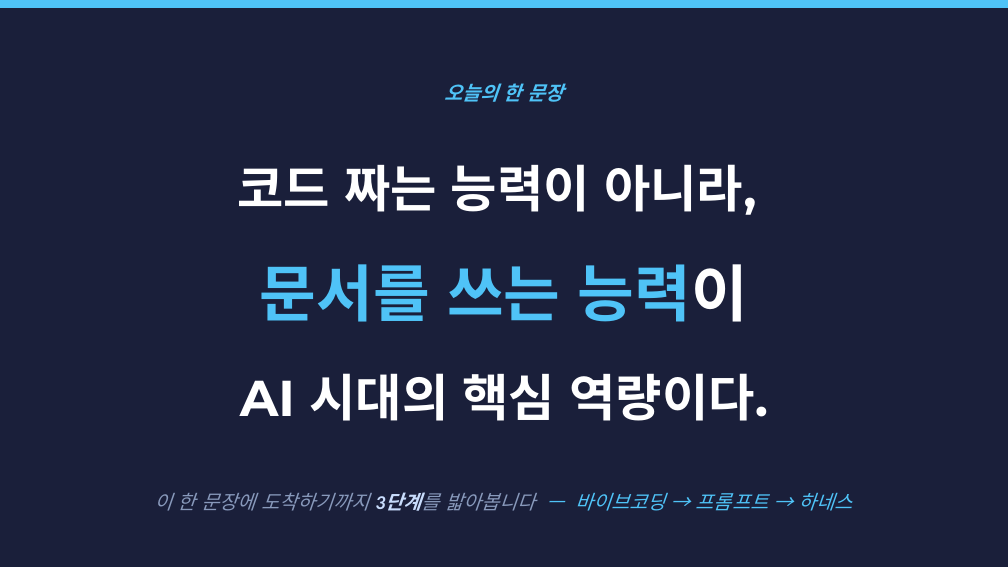
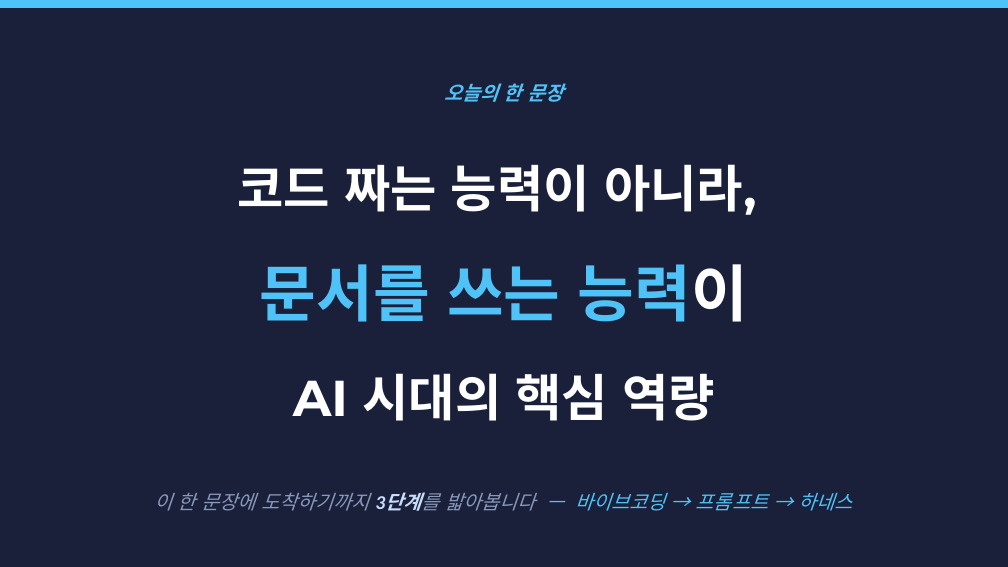
Before and after one commit to hb9397/ai-agent-harness-docs, a slide deck: slide 2 of education/vibe-coding-training/01_개념_서사.pptx. Drawn at 1008x567 pixels with LibreOffice and Linux fonts; fonts in the diff are those of the drawing. Boxes give left, top, right and bottom in pixels: in the first picture for what was removed or moved away, otherwise in the second. Text is boxed around its words. In the diff, an @@ line names an element or a change of style, - is before the commit and + after.

```diff
--- a/education/vibe-coding-training/01_개념_서사.pptx
+++ b/education/vibe-coding-training/01_개념_서사.pptx
@@ text at <box>293,373,715,421</box>: text changed @@
-AI 시대의 핵심 역량이다.
+AI 시대의 핵심 역량
```
Also in this commit, not shown: 2 other slides changed, 7 other files.
